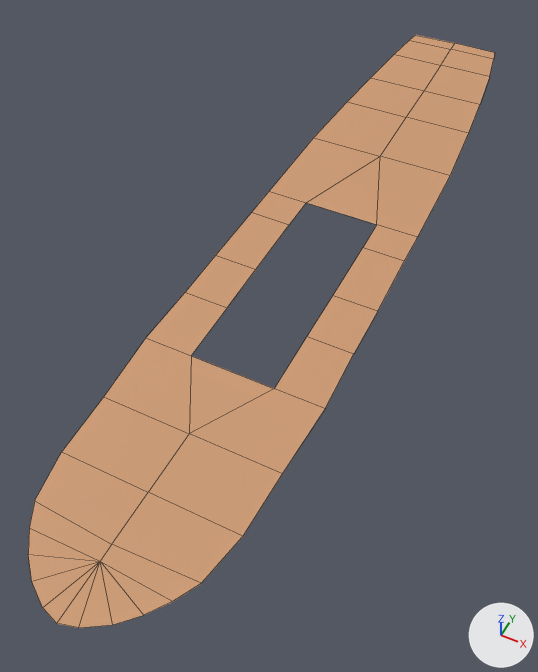
A saved change to the FBX model Constitution/Content/ship/main/decks.fbx.
One viewpoint serves both versions: a 50 mm lens placed at (87.0, -196.0, 232.0), pointed at (-8.0, -6.0, -5.0). The lights are fixed; the arrows at lower right show +X, +Y and +Z. Mesh edges are drawn as thin lines. Where no turn or scale is listed for an object, it has been applied to the vertices.

Objects in the first picture: 'Decks'.
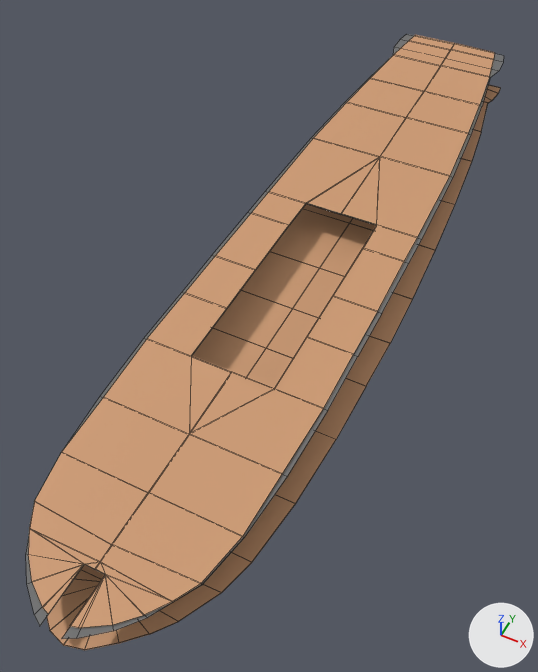
Location of each change, [x1, y1, x2, y2] in pixels of the pictures (538 x 672 px; the box of a moved part takes in the faces that stretch with it):
'Decks', reshaped
    before: [28, 35, 495, 628]
    after: [26, 34, 504, 650]
part 1 of me_plane, added
    after: [26, 34, 504, 639]
part 2 of me_plane, added
    after: [47, 85, 500, 650]
part 3 of me_plane, added
    after: [52, 95, 497, 650]
part 4 of me_plane, moved or reshaped
    both: [28, 528, 173, 628]
part 5 of me_plane, built on
    both: [307, 156, 380, 224]
part 6 of me_plane, built on
    both: [189, 356, 274, 434]

Edits to the bpy script that builds the scene:
```text
Add mat_blackwood:
    mat_blackwood = principled_material('BlackWood')
    mat_blackwood.base_color = (0.152, 0.152, 0.152)  # dark grey #6d6d6d
    mat_blackwood.roughness = 0.69
Change me_plane:
    used by ob_decks; location = (0.0, 0.0, 0.0)
    verts and faces of me_plane; kept vertices keep their numbers, new ones are numbered from 57
    before: 19 (-17.0, 48.0, 25.0) at pixel (306, 202), 39 (17.0, 48.0, 25.0) at pixel (376, 224), 41 (0.0, 95.0, 25.0) at pixel (380, 156)
    before: 22 (-17.0, -52.0, 25.0) at pixel (191, 355), 24 (17.0, -52.0, 25.0) at pixel (274, 388), 28 (0.0, -81.0, 25.0) at pixel (189, 433)
    remove me_plane.from_pydata(...)  # 57 vertices, 38 faces; spans x -36.0..36.0, y -152.0..211.0, z 25.0..29.0
    add me_plane.from_pydata(...)  # 235 vertices, 166 faces; spans x -43.0..43.0, y -155.0..211.0, z 10.0..29.0
    me_plane part 1: a new loose piece of 66 vertices spanning x -37.0..37.0, y -155.0..211.0, z 24.0..28.0, in mat_blackwood (dark grey #6d6d6d)
    me_plane part 2: a new loose piece of 53 vertices spanning x -43.0..43.0, y -154.0..203.0, z 10.0..14.0, in mat_deck (its picture is missing)
    me_plane part 3: a new loose piece of 53 vertices spanning x -43.0..43.0, y -154.0..204.0, z 10.0..14.0, in mat_deck (its picture is missing)
    me_plane part 4
    1 vertex is removed from x 0.0, y -152.0, z 27.0
    8 faces are deleted
    5 vertices are added at (-4.0, -151.0, 27.0), (-4.0, -135.0, 27.0), (4.0, -151.0, 27.0), (4.0, -135.0, 27.0), (0.0, -135.0, 27.0)
    12 new faces join them, mat_deck (its picture is missing)
    me_plane part 5
    add delete_faces([(19, 39, 41)])
    add verts[59] = (0.0, 48.0, 25.0)  # pixel (340, 213)
    add faces += [(19, 59, 41), (39, 41, 59)]  # mat_deck (its picture is missing)
    me_plane part 6
    add delete_faces([(22, 28, 24)])
    add verts[60] = (0.0, -52.0, 25.0)  # pixel (231, 371)
    add faces += [(22, 28, 60), (24, 60, 28)]  # mat_deck (its picture is missing)
    add me_plane.materials.append(mat_blackwood)  # dark grey #6d6d6d
```
